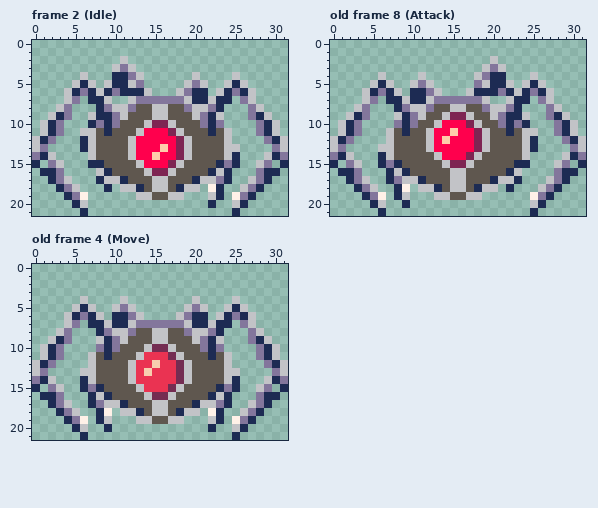
Two versions of one pixel-art file, sprites/SteamDriller_EliteMechaSpider.ase. Above is the file before it was changed.
32x22 pixels, 10 frames. Colours within 5 levels of each other are drawn and written as one. Shown: frame 2 (Idle), old frame 8 (Attack), old frame 4 (Move). The commit also changed other frames, which this record leaves out.
New version:
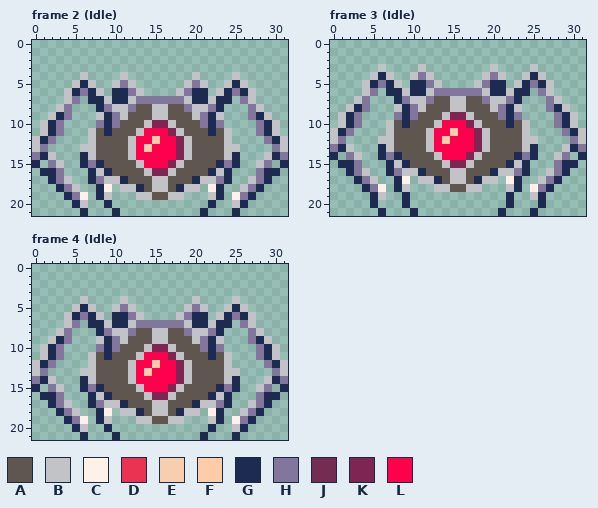
Palette (. is transparent): A #5f574f  B #c2c3c7  C #fff1e8  D #ea3352  E #f7ceaf  F #ffccaa  G #1d2b53  H #83769c  J #742c52  K #7e2553  L #ff004d
A new or re-ordered frame is compared with the old frame closest to it.
Commit message: Mecha spider fire and walk
Diff:
frames 10 -> 13
Changed rows in their new state; - is an unchanged pixel.
Frame 2 (Idle):
first column x 6:
 2 -----.----------
 3 ----...---------
 4 ----.B..--------
 5 ---.BH-.--------
 6 ---.G-HB.-------
 7 ----GG----------
 9 -.B-------------
10 -.--------------
11 .---------------
12 .--------F------
13 B-------F-L-----
14 G--------L------
15 GH--------------
16 -G--------------
17 -GH-------------
18 --GC------------
19 --GB------------
20 ---G------------
21 ----G----------G
Frame 3 (Idle) is new; against old frame 8 (Attack):
first column x 0:
 2 --------------------.-----------
 3 ------B----B-------.B.---B------
 4 -----BGB--BHB-----.BHB--BGB-----
 5 ----BGHGB-GGHB----BH--.BGHGB----
 6 -----H.-GB--BHHHHHHB-GBG-.H-----
 7 ---BH.-.-HBBHAABBAAHBBH-.-.HB---
 8 --BG----BGH-A------A-HGB----GB--
 9 -BGH.---H--A--------A--H.--.HGB-
10 -------BA-A----------A-AB-------
11 BGH.-----A------------A--.--.HGB
12 -H.---B------------------B---.H-
13 HGB---G----------------------BGH
14 G.HB---HG--------------GHG--BH.G
15 .GGH--.GBG------------GB----HGG.
16 -.--B---HBBG--------GBBHG--B--.-
17 --.GHB-.GC.BBG----GBB.C---BHG.--
18 ---.GHC--B-..BBAABB..-BG-CHG.---
19 ----.GB-.G---......---G--BG.----
20 ------.---------------G--.------
21 ----------G----------G----------
Frame 4 (Idle) is new; against old frame 4 (Move):
first column x 13:
10 --KK--
11 -LLLK-
12 LLFLLK
13 LFLLLK
14 LLLLLK
15 -LLLK-
16 --KK--
first column x 10:
21 G----------G
Boxes around the changes in both pictures, in picture pixels (x1, y1, x2, y2):
changed: (80, 56, 168, 216)
added: (200, 208, 208, 216)
changed: (330, 56, 586, 216)
changed: (136, 344, 184, 400)
added: (112, 432, 120, 440)
added: (200, 432, 208, 440)
